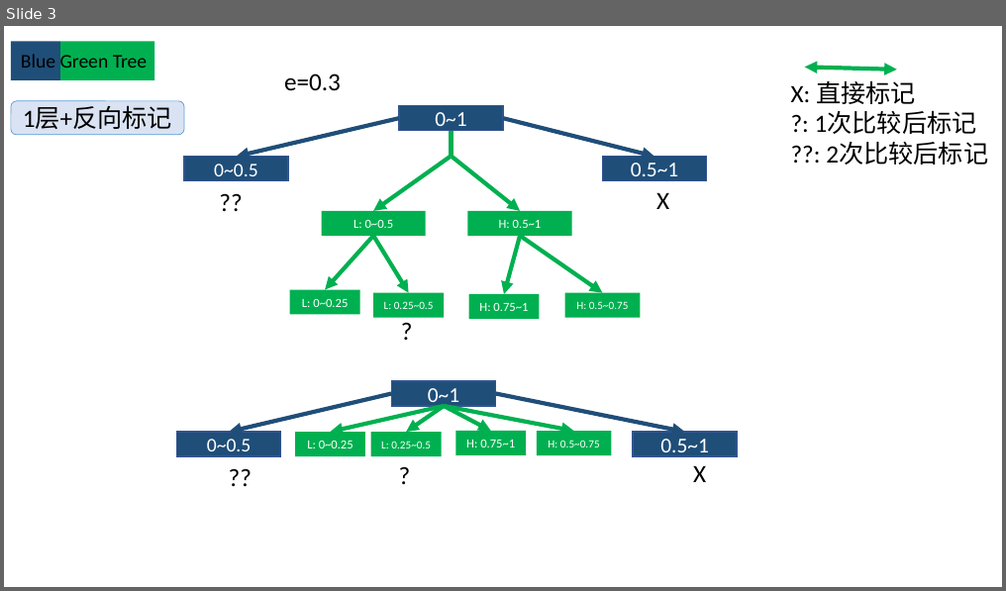
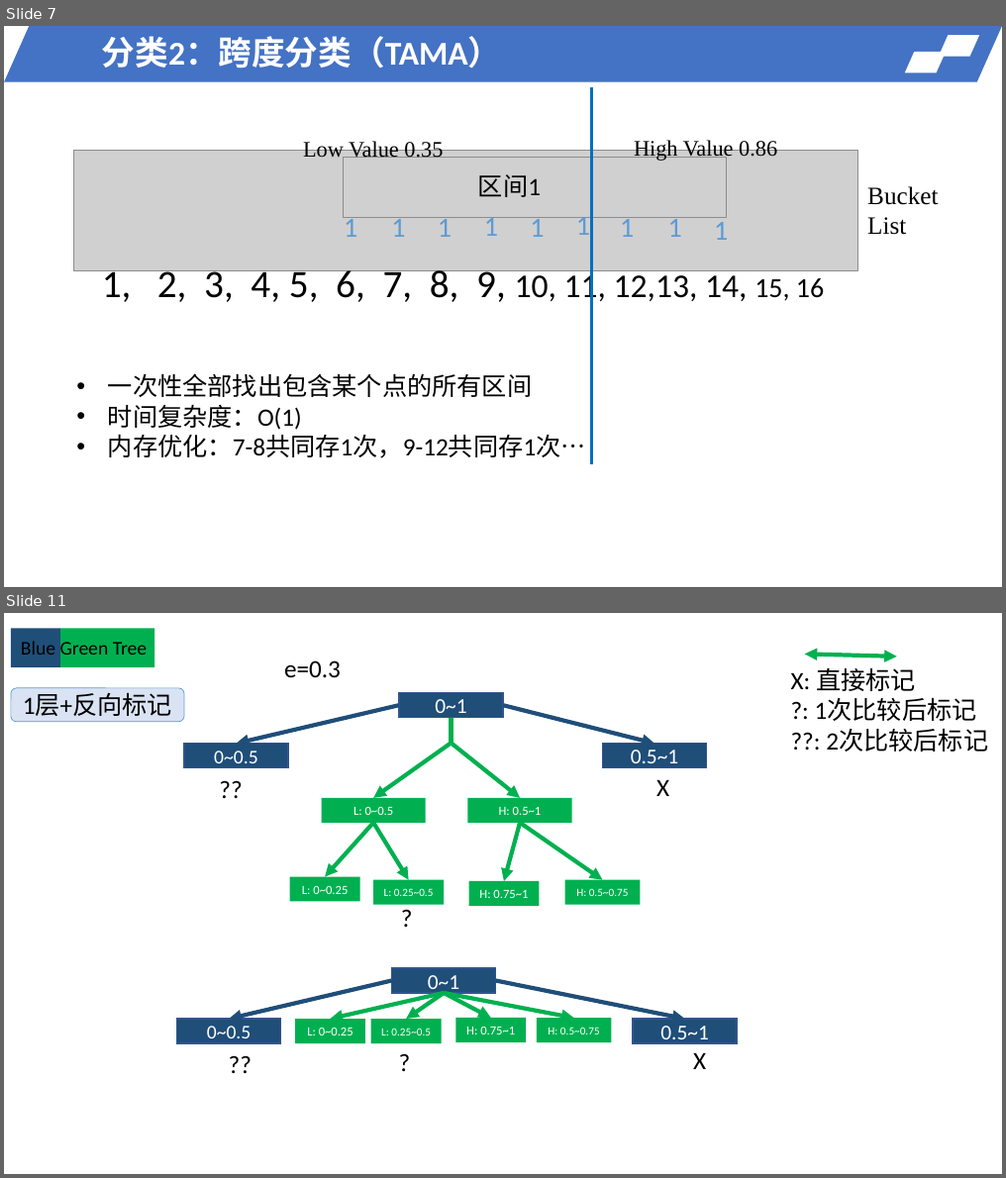
Before and after one commit to shiwanghua/BG-Tree, a slide deck: BlueGreen-Tree.pptx. Shown one above the other, each under a label of ours: slide 3 before the commit, slides 7 and 11 after it; the slides between them are not shown. The pictures are 1006x591 and 1006x1178 pixels, drawn with LibreOffice and Linux fonts; fonts in the diff are those of the drawing; grey boxes stand for pictures; background and template pictures are left out. Boxes give left, top, right and bottom in pixels: in the first picture for what was removed or moved away, otherwise in the second. Text is boxed around its words. In the diff, an @@ line names an element or a change of style, - is before the commit and + after.

```diff
--- a/BlueGreen-Tree.pptx
+++ b/BlueGreen-Tree.pptx
@@ slide 7 added at <box>4,26,1002,587</box>, background picture (left out) @@
@@ parallelogram added at <box>4,26,1002,81</box>, fill #4472C4 @@
@@ text added at <box>102,36,502,68</box>, 24 pt, text #FFFFFF, bold @@
+分类2：跨度分类（TAMA）
@@ parallelogram added at <box>906,52,945,72</box>, fill #FFFFFF, outline #FFFFFF 1 pt @@
@@ parallelogram added at <box>939,36,978,56</box>, fill #FFFFFF, outline #FFFFFF 1 pt @@
@@ line added from (592, 86) to (592, 466), #0070C0 2 pt @@
@@ text added at <box>303,140,443,163</box>, 16 pt, text #000000 @@
+Low Value 0.35
@@ text added at <box>634,138,777,161</box>, 16 pt, text #000000 @@
+High Value 0.86
@@ picture added at <box>74,151,857,272</box> @@
@@ picture added at <box>344,158,727,218</box> @@
@@ text added at <box>478,174,541,197</box>, 18 pt, text #000000 @@
+区间1
@@ text added at <box>867,186,938,235</box>, 18 pt, text #000000 @@
+Bucket List
@@ text added at <box>344,217,357,237</box>, 20 pt, text #5B9BD5 @@
+1
@@ text added at <box>391,217,405,237</box>, 20 pt, text #5B9BD5 @@
+1
@@ text added at <box>438,217,451,237</box>, 20 pt, text #5B9BD5 @@
+1
@@ text added at <box>484,217,498,236</box>, 20 pt, text #5B9BD5 @@
+1
@@ text added at <box>530,217,544,237</box>, 20 pt, text #5B9BD5 @@
+1
@@ text added at <box>576,217,590,235</box>, 20 pt, text #5B9BD5 @@
+1
@@ text added at <box>620,217,634,237</box>, 20 pt, text #5B9BD5 @@
+1
@@ text added at <box>668,217,682,237</box>, 20 pt, text #5B9BD5 @@
+1
@@ text added at <box>714,217,728,240</box>, 20 pt, text #5B9BD5 @@
+1
@@ text added at <box>102,266,824,306</box>, 28 pt, text #000000 @@
+1, 2, 3, 4, 5, 6, 7, 8, 9, 10, 11, 12,13, 14, 15, 16
@@ text added at <box>108,373,586,459</box>, 18 pt, text #000000 @@
+• 一次性全部找出包含某个点的所有区间
+• 时间复杂度：O(1)
+• 内存优化：7-8共同存1次，9-12共同存1次…
@@ what was slide 3 is now slide 11 @@
```
Also in this commit, not shown: 4 slides changed, 8 other slides added.
